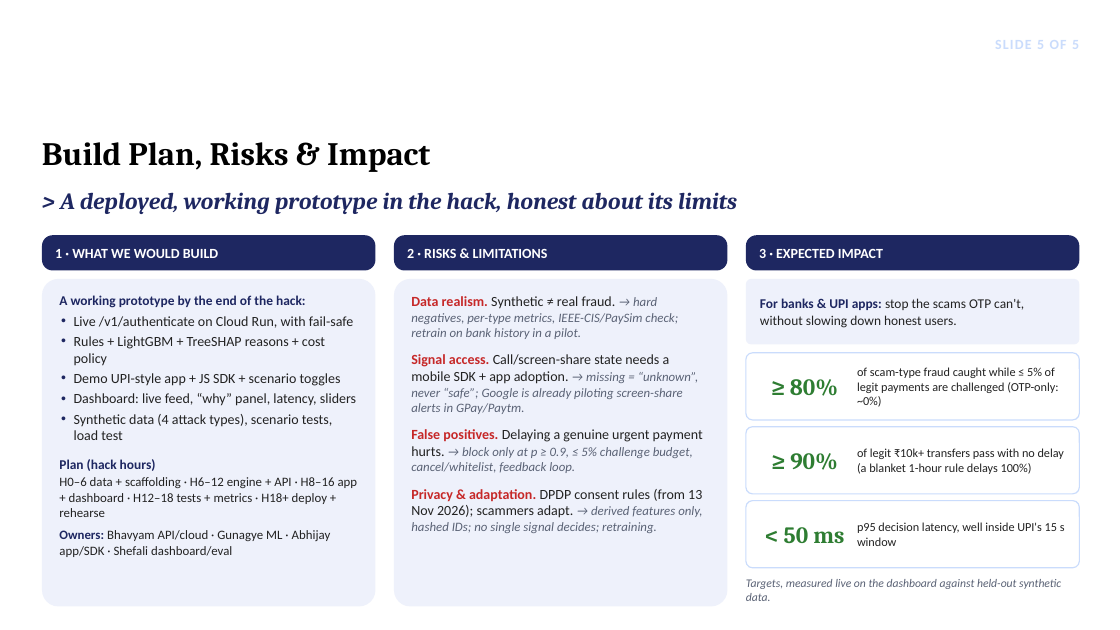
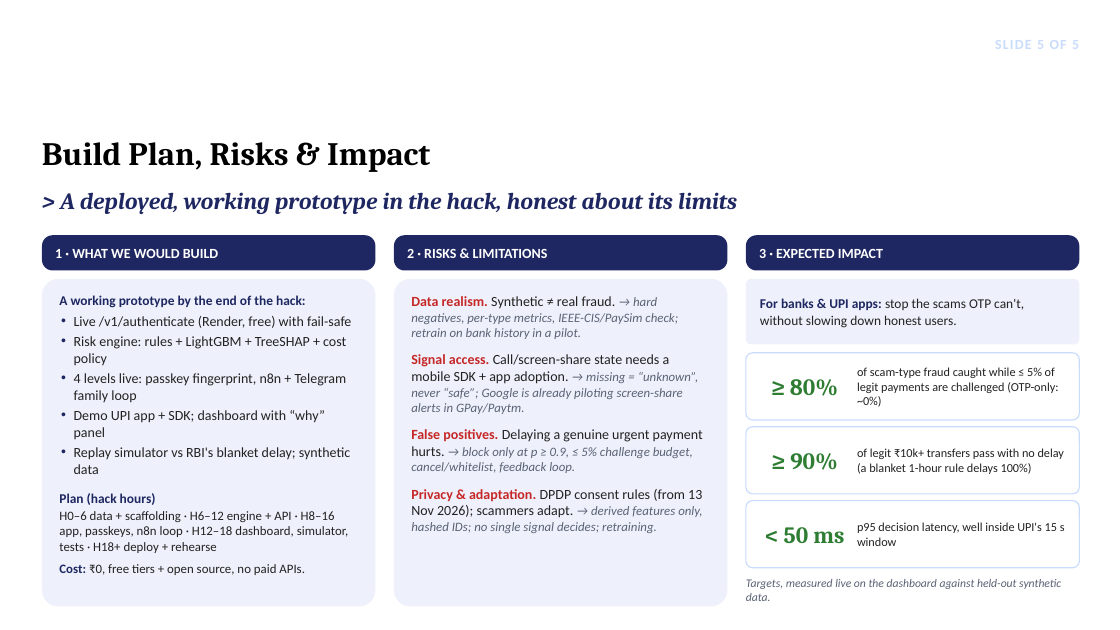
Before and after one commit to bhavyammisra/BIOS-Transaction-Authentication, a slide deck: slide 5 of docs/05-pitch/Pramaan_BIOS_Screening.pptx. Drawn at 1120x630 pixels with LibreOffice and Linux fonts; fonts in the diff are those of the drawing; background and template pictures are left out. Boxes give left, top, right and bottom in pixels: in the first picture for what was removed or moved away, otherwise in the second. Text is boxed around its words. In the diff, an @@ line names an element or a change of style, - is before the commit and + after.

```diff
--- a/docs/05-pitch/Pramaan_BIOS_Screening.pptx
+++ b/docs/05-pitch/Pramaan_BIOS_Screening.pptx
@@ text in rounded rectangle at <box>74,316,351,474</box>: text changed @@
-• Live /v1/authenticate on Cloud Run, with fail-safe
-• Rules + LightGBM + TreeSHAP reasons + cost policy
-• Demo UPI-style app + JS SDK + scenario toggles
-• Dashboard: live feed, “why” panel, latency, sliders
-• Synthetic data (4 attack types), scenario tests, load test
+• Live /v1/authenticate (Render, free) with fail-safe
+• Risk engine: rules + LightGBM + TreeSHAP + cost policy
+• 4 levels live: passkey fingerprint, n8n + Telegram family loop
+• Demo UPI app + SDK; dashboard with “why” panel
+• Replay simulator vs RBI's blanket delay; synthetic data
@@ text in rounded rectangle at <box>59,511,349,575</box>: text changed @@
-H0–6 data + scaffolding · H6–12 engine + API · H8–16 app + dashboard · H12–18 tests + metrics · H18+ deploy + rehearse
-Owners: Bhavyam API/cloud · Gunagye ML · Abhijay app/SDK · Shefali dashboard/eval
+H0–6 data + scaffolding · H6–12 engine + API · H8–16 app, passkeys, n8n loop · H12–18 dashboard, simulator, tests · H18+ deploy + rehearse
+Cost: ₹0, free tiers + open source, no paid APIs.
```
Also in this commit, not shown: 3 other slides changed, 5 other files.
